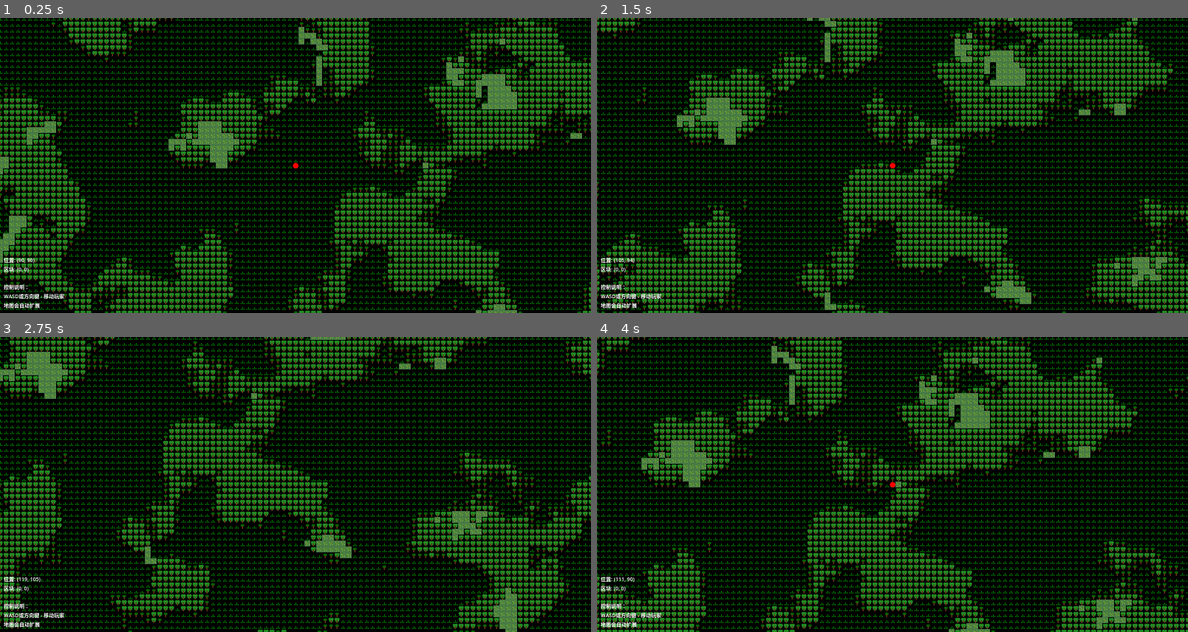
Above: before the commit, frames 1-4 (two rows, left to right).
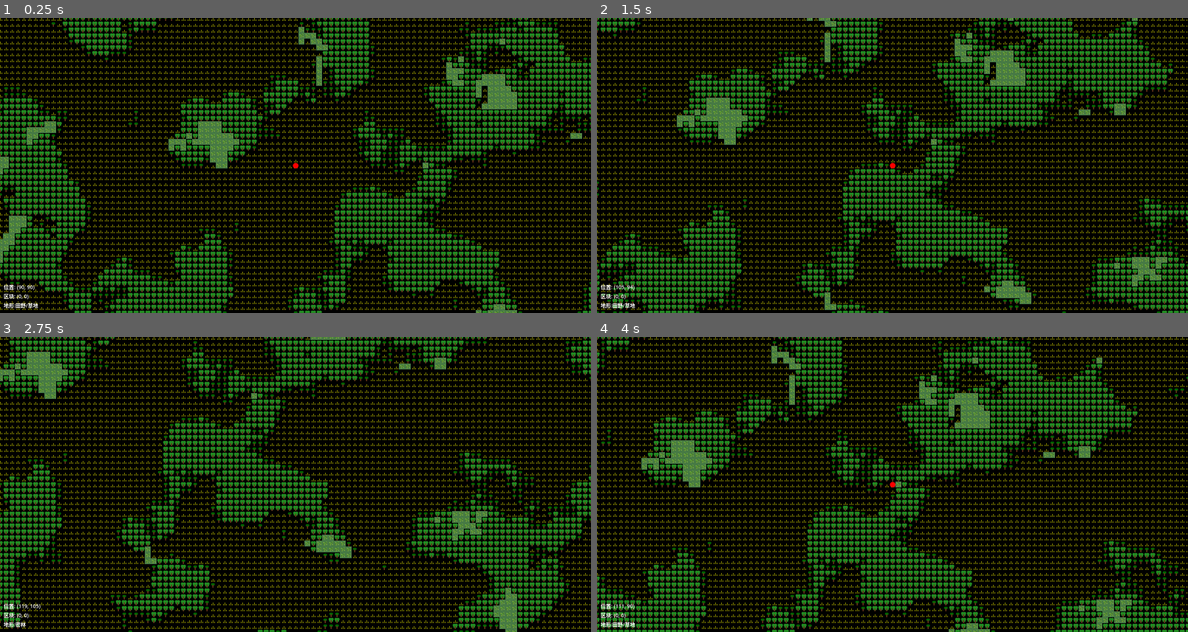
Above: after the commit, the same moments.

Repository: AliveGh0st/overmapchunkdemo
Game: Godot game, scene res://overmap_system.tscn
Same seed, same stepped clock (60 frames per second), same inputs: the game is played once before the commit and once after it.
Inputs:
- Up to frame 1 (0.25 s): no input
- Up to frame 2 (1.5 s): tap Enter at 0.5 s; hold Right (ui_right) 0.53-1.28 s; hold Down (ui_down) from 1.28 s (still down)
- Up to frame 3 (2.75 s): release Down (ui_down) at 2.03 s; hold Right (ui_right) from 2.03 s (still down)
- Up to frame 4 (4 s): release Right (ui_right) at 2.78 s; hold Up (ui_up) 2.78-3.53 s; hold Left (ui_left) from 3.53 s (still down)

The runs differ from the first frame. In frame 1, 7.8% of the frame differs, in the area x 0-100%, y 0-99%; in frame 2, 8.0%; in frame 3, 8.4%; in frame 4, 8.2%.

Commit message:
更新地形颜色为黄色，并新增获取地形类型的功能

Diff:
--- a/overmap_renderer.gd
+++ b/overmap_renderer.gd
@@ -25,7 +25,7 @@
 # ============================================================================
 # 颜色方案设置（基于CDDA终端风格）
 # ============================================================================
-const TERRAIN_COLOR = Color.GREEN ## 田野/草地颜色（绿色）
+const TERRAIN_COLOR = Color.YELLOW ## 田野/草地颜色（绿色）
 const PLAYER_COLOR = Color.RED ## 玩家标记颜色（红色）
 const RIVER_COLOR = Color.BLUE ## 河流颜色（蓝色）
 const LAKE_SURFACE_COLOR = Color.BLUE ## 湖泊表面颜色（深蓝色）
@@ -1648,6 +1648,31 @@
 # 调试信息系统
 # ============================================================================
 
+func get_terrain_type(world_x: int, world_y: int) -> String:
+	"""获取指定世界坐标的地形类型描述"""
+	var world_coord = Vector2i(world_x, world_y)
+	var terrain_type = terrain_data.get(world_coord, TERRAIN_TYPE_EMPTY)
+
+	match terrain_type:
+		TERRAIN_TYPE_EMPTY:
+			return "空地"
+		TERRAIN_TYPE_LAND:
+			return "田野/草地"
+		TERRAIN_TYPE_RIVER:
+			return "河流"
+		TERRAIN_TYPE_LAKE_SURFACE:
+			return "湖泊表面"
+		TERRAIN_TYPE_LAKE_SHORE:
+			return "湖岸"
+		TERRAIN_TYPE_FOREST:
+			return "森林"
+		TERRAIN_TYPE_FOREST_THICK:
+			return "密林"
+		TERRAIN_TYPE_SWAMP:
+			return "沼泽"
+		_:
+			return "未知 (%d)" % terrain_type
+
 func get_simple_info() -> String:
 	"""返回简化的玩家位置信息，用于UI显示"""
 	var world_pos = player_ref.global_position if player_ref else Vector2.ZERO
@@ -1658,9 +1683,11 @@
 		int(floor(float(world_grid_y) / CHUNK_SIZE))
 	)
 
-	return "位置: (%d, %d)\n区块: (%d, %d)" % [
-		world_grid_x, world_grid_y, current_chunk.x, current_chunk.y
+	return "位置: (%d, %d)\n区块: (%d, %d)\n地形:%s" % [
+		world_grid_x, world_grid_y, current_chunk.x, current_chunk.y, get_terrain_type(world_grid_x, world_grid_y)
 	]
+
+
 
 func get_debug_info() -> String:
 	"""返回详细的调试信息，用于开发时诊断"""
--- a/overmap_ui.gd
+++ b/overmap_ui.gd
@@ -21,6 +21,3 @@
 func _process(_delta):
 	if overmap_manager and debug_label and overmap_manager.has_method("get_simple_info"):
 		debug_label.text = overmap_manager.get_simple_info()
-		debug_label.text += "\n\n控制说明："
-		debug_label.text += "\nWASD或方向键 - 移动玩家"
-		debug_label.text += "\n地图会自动扩展"
